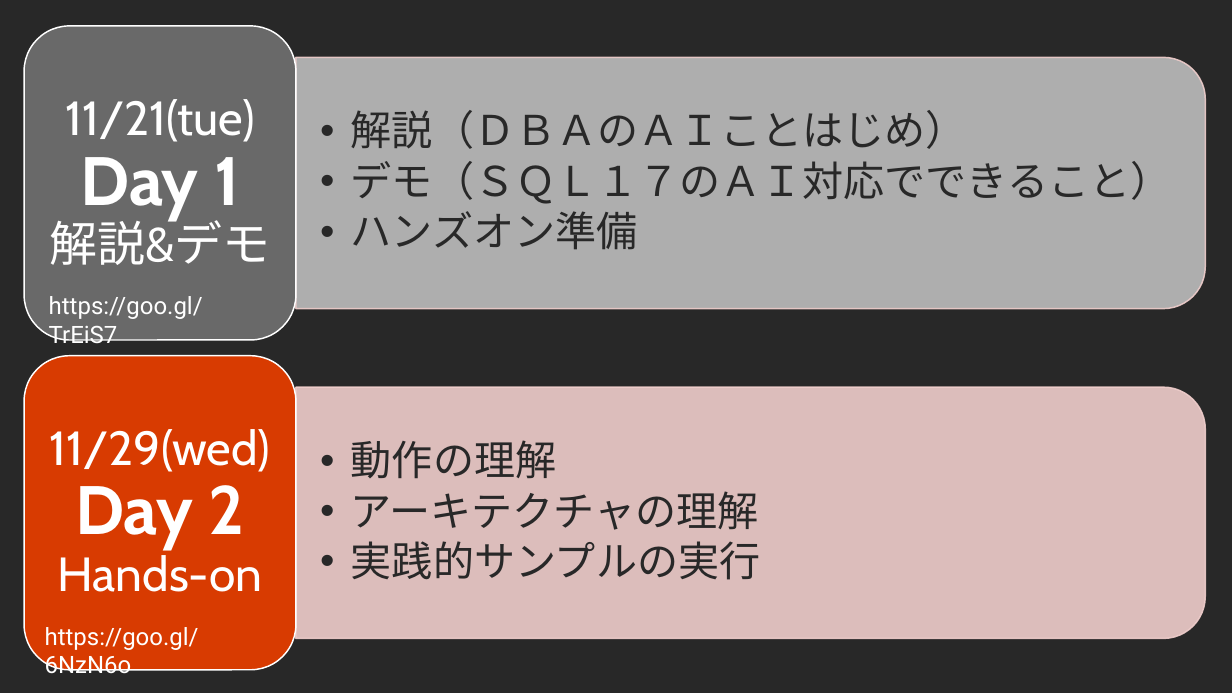
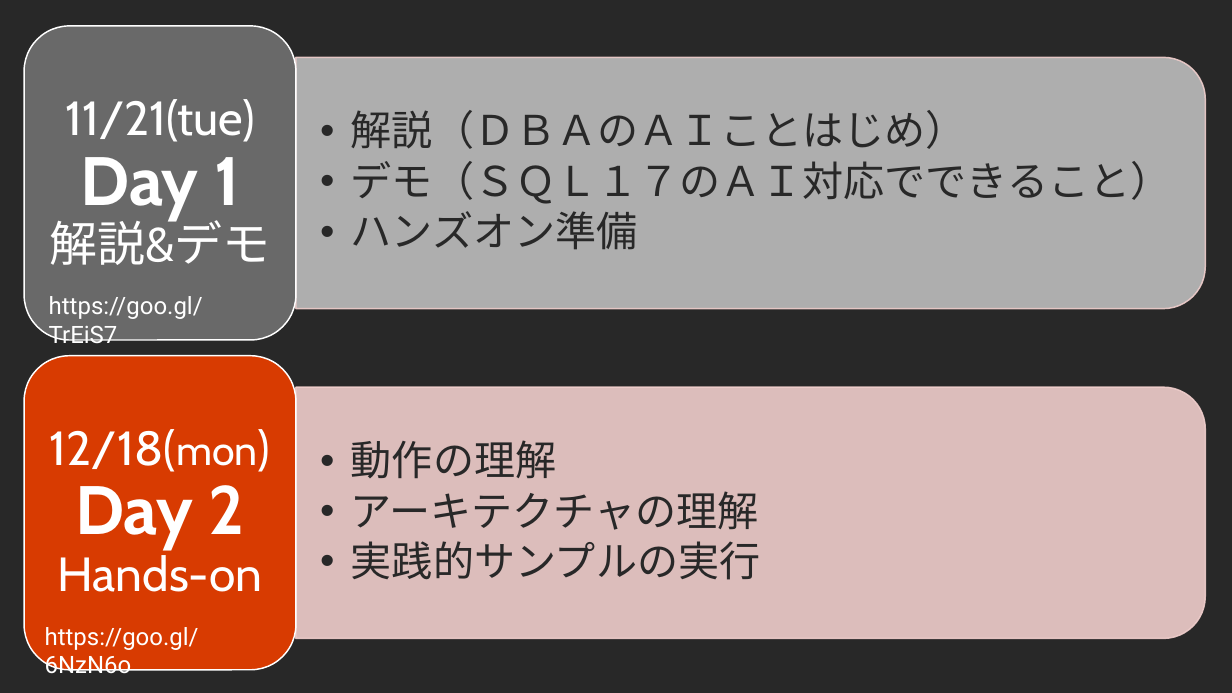
Before and after one commit to gho9o9/SampleCode, a slide deck: slide 2 of 20171129_SQL17ML_Webinar_Day2/slides/sql17ml_weinar_day2.pptx. Drawn at 1232x693 pixels with LibreOffice and Linux fonts; fonts in the diff are those of the drawing; background and template pictures are left out. Boxes give left, top, right and bottom in pixels: in the first picture for what was removed or moved away, otherwise in the second. Text is boxed around its words. In the diff, an @@ line names an element or a change of style, - is before the commit and + after.

```diff
--- a/20171129_SQL17ML_Webinar_Day2/slides/sql17ml_weinar_day2.pptx
+++ b/20171129_SQL17ML_Webinar_Day2/slides/sql17ml_weinar_day2.pptx
@@ text at box(50, 429, 263, 592): text changed @@
-11/29(wed)
-Day 2
-Hands-on
+12/18(mon)
+Day 2
+Hands-on
```
Also in this commit, not shown: 1 other slide changed, 22 other files.
